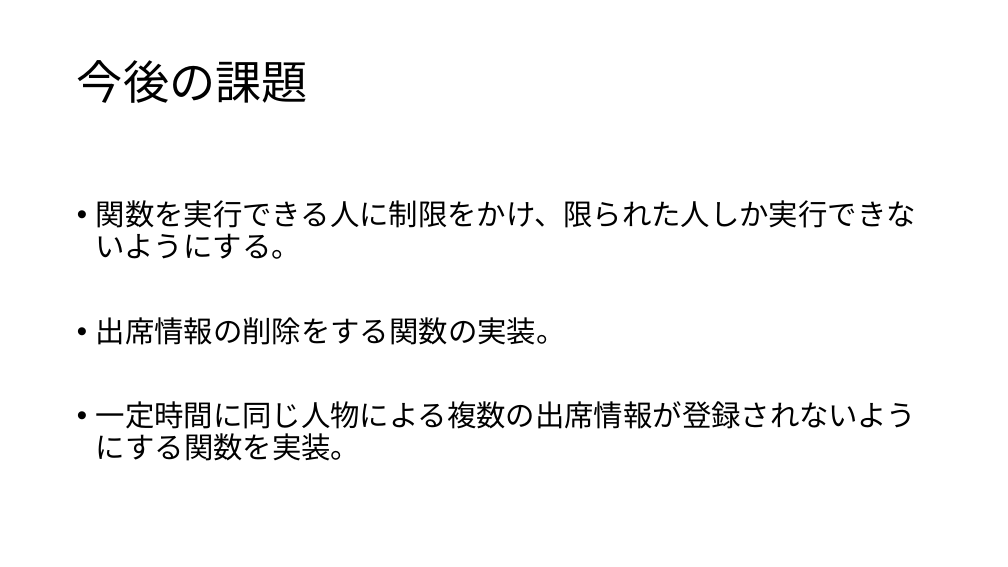
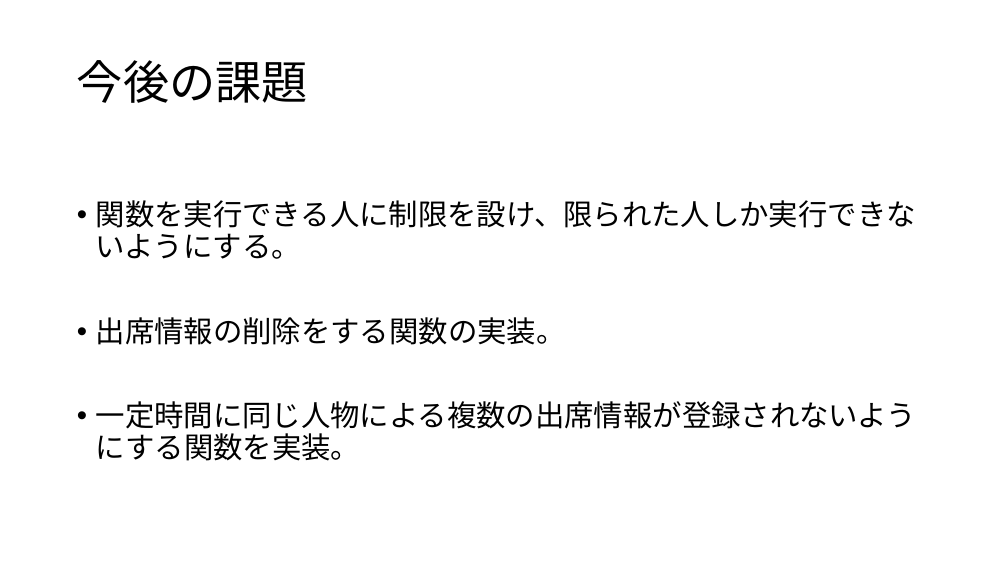
Before and after one commit to HYuta730/study, a slide deck: slide 17 of 発表資料_218K6078_檜山祐太.pptx. Drawn at 1008x567 pixels with LibreOffice and Linux fonts; fonts in the diff are those of the drawing. Boxes give left, top, right and bottom in pixels: in the first picture for what was removed or moved away, otherwise in the second. Text is boxed around its words. In the diff, an @@ line names an element or a change of style, - is before the commit and + after.

```diff
--- a/発表資料_218K6078_檜山祐太.pptx
+++ b/発表資料_218K6078_檜山祐太.pptx
@@ text at [96, 200, 916, 259]: text changed @@
-• 関数を実行できる人に制限をかけ、限られた人しか実行できないようにする。
+• 関数を実行できる人に制限を設け、限られた人しか実行できないようにする。
```
